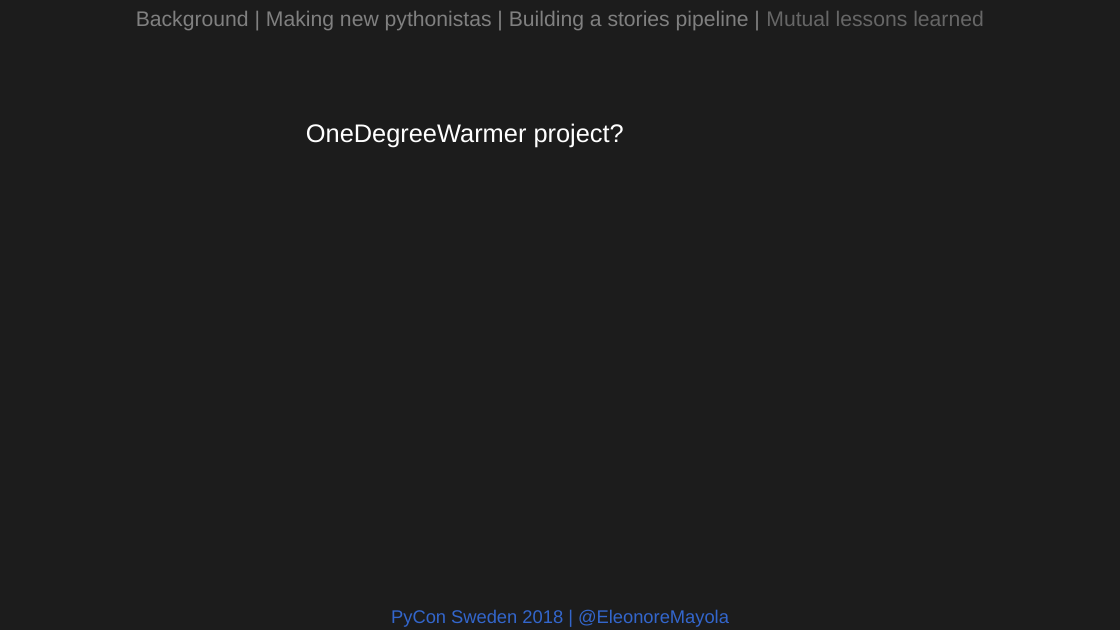
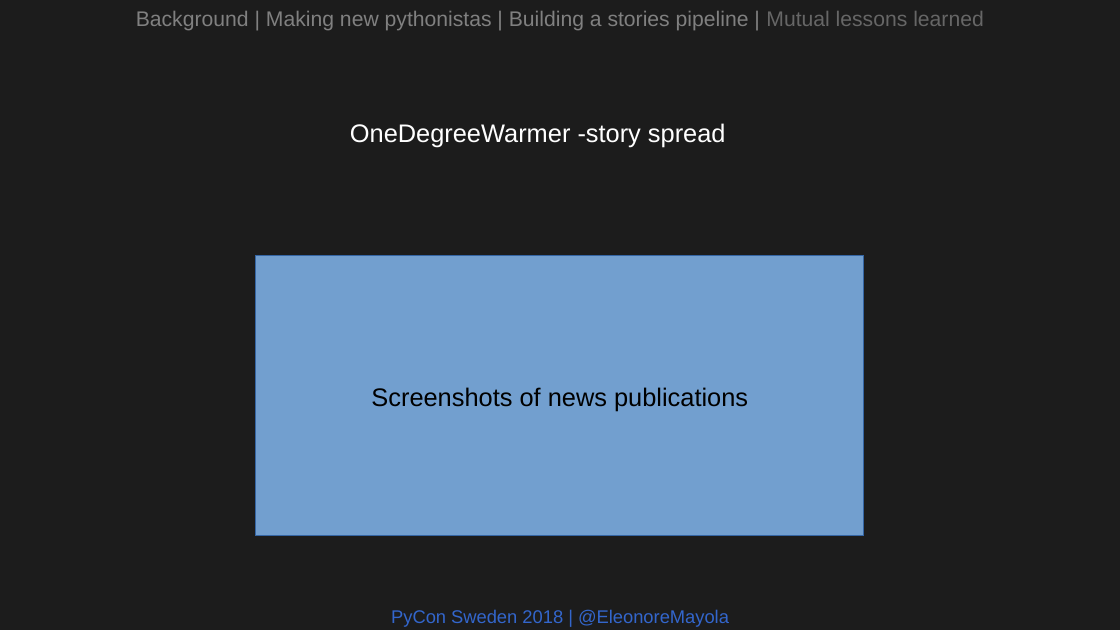
Before and after one commit to Eleonore9/-pyconse18, a slide deck: slide 19 of pyconse2018.odp (slide 18 before the commit). Drawn at 1120x630 pixels with LibreOffice and Linux fonts; fonts in the diff are those of the drawing. Boxes give left, top, right and bottom in pixels: in the first picture for what was removed or moved away, otherwise in the second. Text is boxed around its words. In the diff, an @@ line names an element or a change of style, - is before the commit and + after.

Commit message:
WIP internal project

```diff
--- a/pyconse2018.odp
+++ b/pyconse2018.odp
@@ text at [350, 123, 726, 147]: text changed @@
-OneDegreeWarmer project?
+OneDegreeWarmer -story spread
@@ rectangle added at [256, 256, 864, 537], fill #729FCF, outline #3465A4 0 pt, 18 pt, text #000000 @@
+Screenshots of news publications
```
Also in this commit, not shown: 7 other slides changed, 1 slide added.
